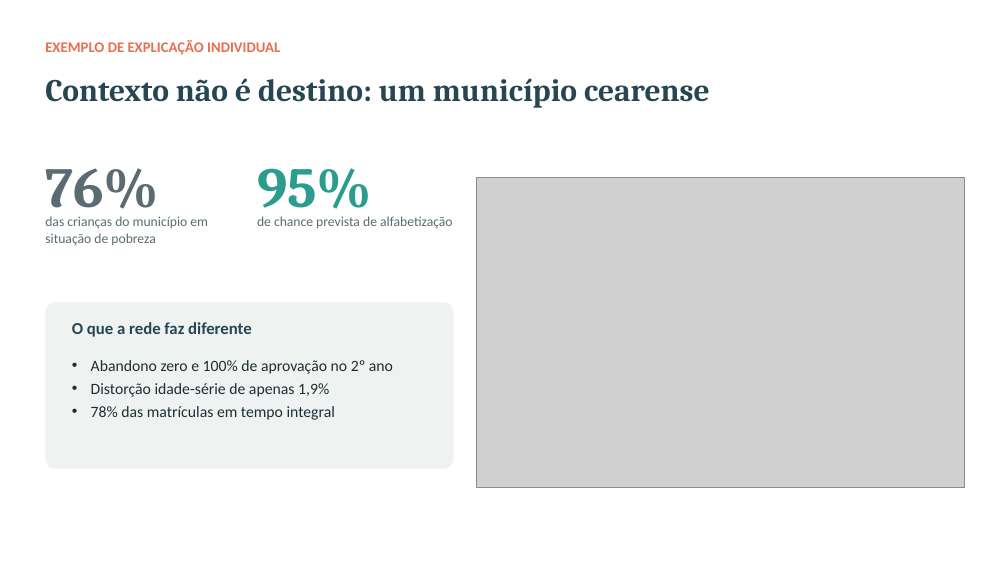
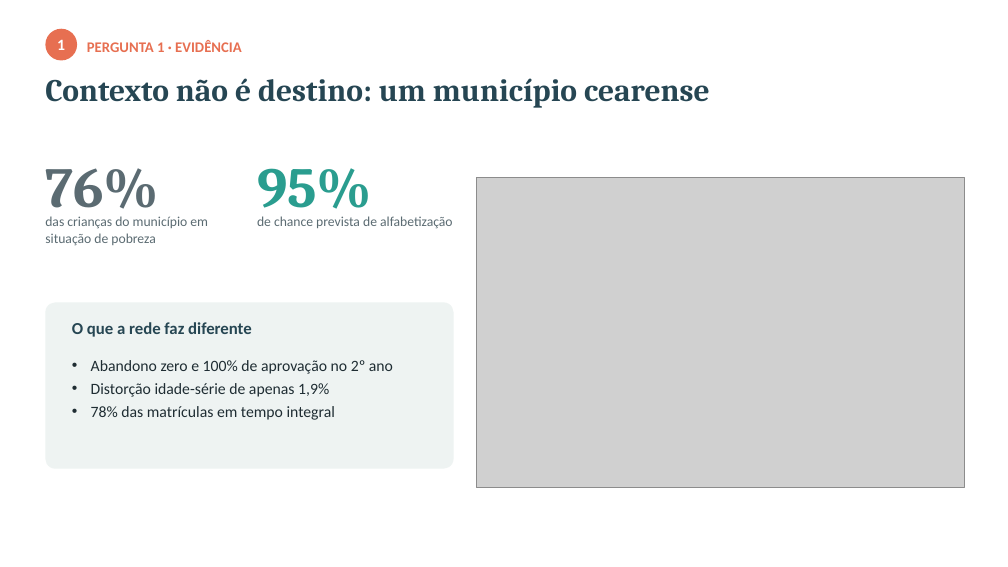
Before and after one commit to eliaslopesjr1-maker/tech-challenge-fase3-alfabetizacao, a slide deck: slide 6 of reports/apresentacao_executiva.pptx (slide 7 before the commit). Drawn at 1008x567 pixels with LibreOffice and Linux fonts; fonts in the diff are those of the drawing; grey boxes stand for pictures. Boxes give left, top, right and bottom in pixels: in the first picture for what was removed or moved away, otherwise in the second. Text is boxed around its words. In the diff, an @@ line names an element or a change of style, - is before the commit and + after.

Commit message:
Apresentação reorganizada por pergunta de negócio (2 slides cada)
Cada pergunta ganha um slide com a pergunta como título, a resposta direta
e o dado principal, e um slide de evidência. Novos slides: variáveis mais
influentes (SHAP x permutação), municípios-referência por grupo e as 37
redes onde gravidade e volume se encontram (58 mil crianças).

```diff
--- a/reports/apresentacao_executiva.pptx
+++ b/reports/apresentacao_executiva.pptx
@@ ellipse added at (45,29,77,60), fill #E76F51, 15 pt, text #FFFFFF, bold @@
+1
@@ text at (87,40,242,52): text changed @@
-EXEMPLO DE EXPLICAÇÃO INDIVIDUAL
+PERGUNTA 1 · EVIDÊNCIA
```
Also in this commit, not shown: 8 other slides changed, 3 slides added, 1 other file.
